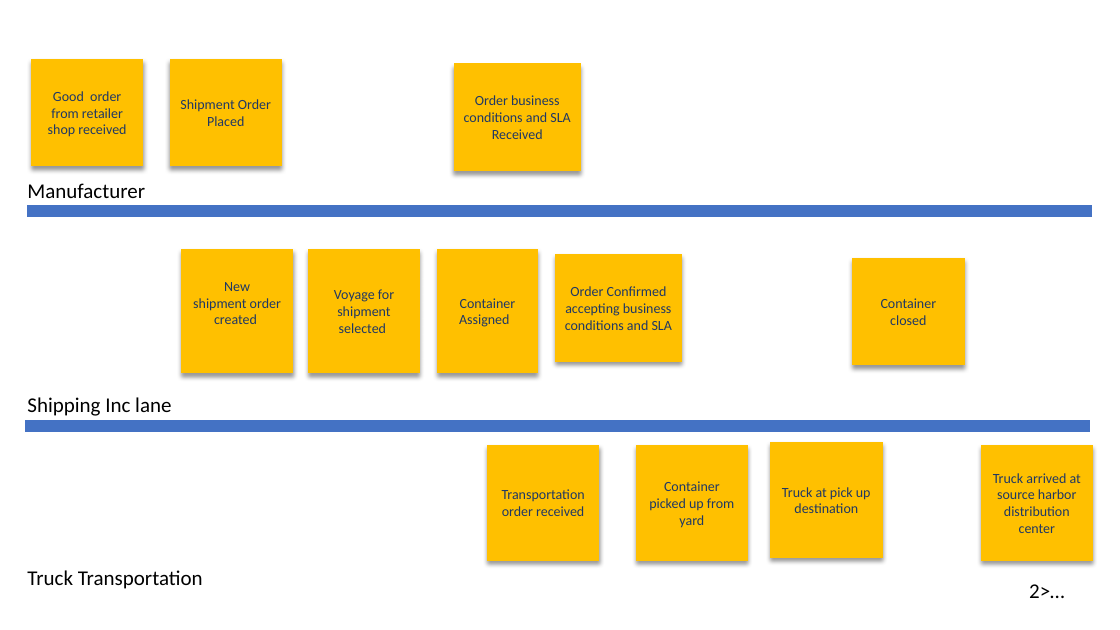
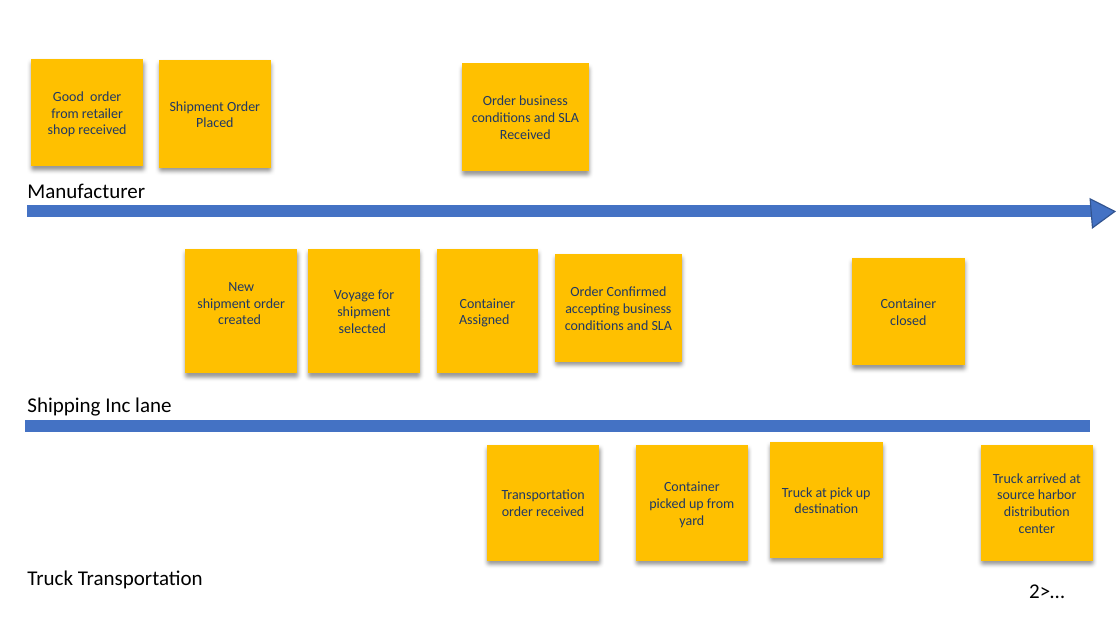
Before and after one commit to ibm-cloud-architecture/refarch-kc, a slide deck: slide 4 of docs/analysis/kc-eventstorming.pptx. Drawn at 1120x630 pixels with LibreOffice and Linux fonts; fonts in the diff are those of the drawing. Boxes give left, top, right and bottom in pixels: in the first picture for what was removed or moved away, otherwise in the second. Text is boxed around its words. In the diff, an @@ line names an element or a change of style, - is before the commit and + after.

```diff
--- a/docs/analysis/kc-eventstorming.pptx
+++ b/docs/analysis/kc-eventstorming.pptx
@@ rectangle "Shipment Order Placed": place and size @@
-rectangle "Shipment Order Placed" at box(171, 60, 281, 166)
+rectangle "Shipment Order Placed" at box(160, 60, 271, 167)
@@ rectangle "Order business conditions and SLA": place and size @@
-rectangle "Order business conditions and SLA" at box(455, 64, 581, 171)
+rectangle "Order business conditions and SLA" at box(462, 64, 588, 171)
@@ triangle added at box(1091, 197, 1117, 228), fill #4472C4, outline #325491 1 pt @@
@@ rectangle "New": place and size @@
-rectangle "New" at box(181, 250, 292, 372)
+rectangle "New" at box(186, 250, 297, 372)
```
Also in this commit, not shown: 2 slides added.
